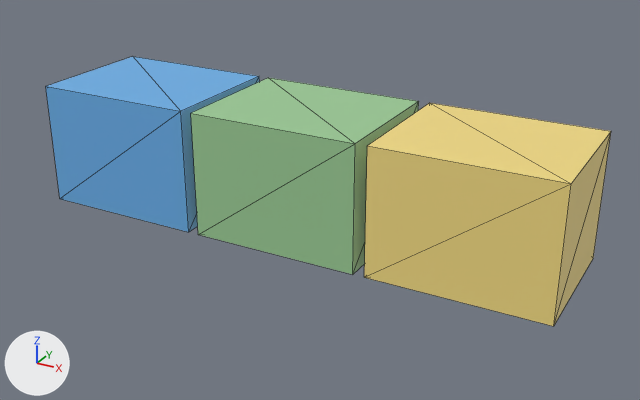
Before and after pictures for a commit that changed the glTF model models/city-pack/dumpsters.glb.
The view is the same before and after, from a 50 mm camera at (3.51, -6.76, 2.81) aimed at (0.17, -0.69, -0.23). Every picture has the same lights, and +X, +Y and +Z are marked at lower left. The picture after the commit comes second. Mesh edges are drawn as thin lines. Where no turn or scale is listed for an object, it has been applied to the vertices.

Objects in the first picture: 'g0', 'g1', 'g2'.
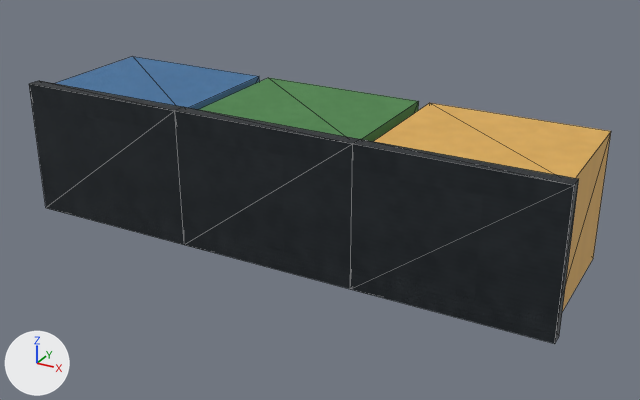
Pixel boxes (x1, y1, x2, y2) of what changed, in the pictures (640 x 400 px):
'blackmetal', added
    after: (29, 81, 579, 344)
'g2', recoloured (yellow to orange)
    both: (373, 103, 611, 311)
'g1', recoloured (darker)
    both: (199, 78, 419, 141)
'g0', recoloured (darker)
    both: (55, 57, 259, 110)

Edits to the bpy script that builds the scene:
```text
Add mat_bluepaint:
    mat_bluepaint = bpy.data.materials.new('bluepaint')
    # uses the picture img_bluepaint_base_df753f10bddd_png
    # uses the picture img_bluepaint_metal_rough_caf26be9e8ae_png
    # uses the picture img_bluepaint_normal_14fbb3029693_png
Add mat_grass:
    mat_grass = bpy.data.materials.new('grass')
    # uses the picture img_grass_base_af7270245352_png
    # uses the picture img_grass_metal_rough_915d5d244a0e_png
    # uses the picture img_grass_normal_0fceb43a194e_png
Add mat_yellowpaint:
    mat_yellowpaint = bpy.data.materials.new('yellowpaint')
    # uses the picture img_yellowpaint_base_96f1af3144ae_png
    # uses the picture img_yellowpaint_metal_rough_a4b6743ae357_png
    # uses the picture img_yellowpaint_normal_46d72933b447_png
Add mat_blackmetal:
    mat_blackmetal = bpy.data.materials.new('blackmetal')
    # uses the picture img_blackmetal_base_0a032bb13c3e_png
    # uses the picture img_blackmetal_metal_rough_4ed81abd9530_png
    # uses the picture img_blackmetal_normal_b1c48d19b4ac_png
Change me_g0:
    where me_g0.from_pydata(...)  # 8 vertices, 12 faces; spans x -2.35..-0.85, y -1.2..0.0, z -0.55..0.55
    remove me_g0.materials.append(mat_defaultmaterial)
    me_g0 part 3: vertex colours changed
    add me_g0.materials.append(mat_bluepaint)
Change me_g1:
    where me_g1.from_pydata(...)  # 8 vertices, 12 faces; spans x -0.75..0.75, y -1.2..0.0, z -0.55..0.55
    remove me_g1.materials.append(mat_defaultmaterial_001)
    me_g1 part 2: vertex colours changed
    add me_g1.materials.append(mat_grass)
Change me_g2:
    where me_g2.from_pydata(...)  # 8 vertices, 12 faces; spans x 0.85..2.35, y -1.2..0.0, z -0.55..0.55
    remove me_g2.materials.append(mat_defaultmaterial_002)
    me_g2 part 1: vertex colours changed
    add me_g2.materials.append(mat_yellowpaint)
Add ob_blackmetal:
    ob_blackmetal = bpy.data.objects.new('blackmetal', me_blackmetal)  # 16 vertices, 36 faces; spans x -2.4..2.4, y -1.34..-1.22, z -0.6..0.6
    ob_blackmetal.location = (0.0, 0.0, 0.0)
```
